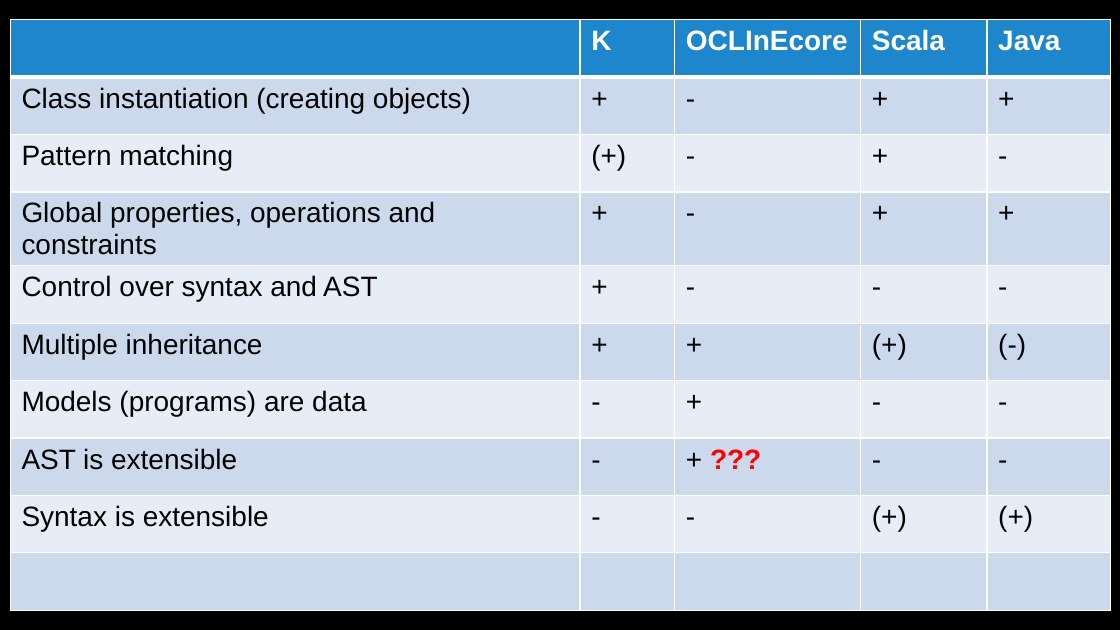
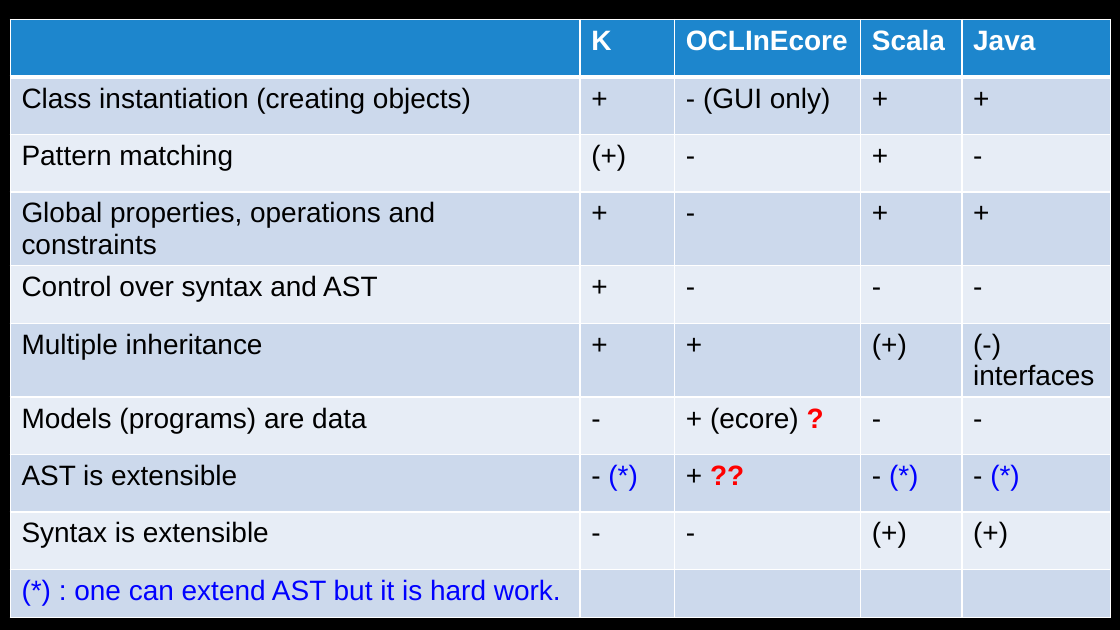
Before and after one commit to Open-MBEE/klang, a slide deck: slide 36 of presentations/LanguageStudy.pptx. Drawn at 1120x630 pixels with LibreOffice and Linux fonts; fonts in the diff are those of the drawing; background and template pictures are left out. Boxes give left, top, right and bottom in pixels: in the first picture for what was removed or moved away, otherwise in the second. Text is boxed around its words. In the diff, an @@ line names an element or a change of style, - is before the commit and + after.

```diff
--- a/presentations/LanguageStudy.pptx
+++ b/presentations/LanguageStudy.pptx
@@ table at [10,20,1111,606] @@
-row 2, column 3: -
+row 2, column 3: - (GUI only)
-row 6, column 5: (-)
+row 6, column 5: (-) interfaces
-row 7, column 3: +
+row 7, column 3: + (ecore) ?
-row 8: AST is extensible | - | + ??? | - | -
+row 8: AST is extensible | - (*) | + ?? | - (*) | - (*)
-row 10, column 1: 
+row 10, column 1: (*) : one can extend AST but it is hard work.
```
Also in this commit, not shown: 15 other slides changed, 2 slides added, 2 slides removed.
